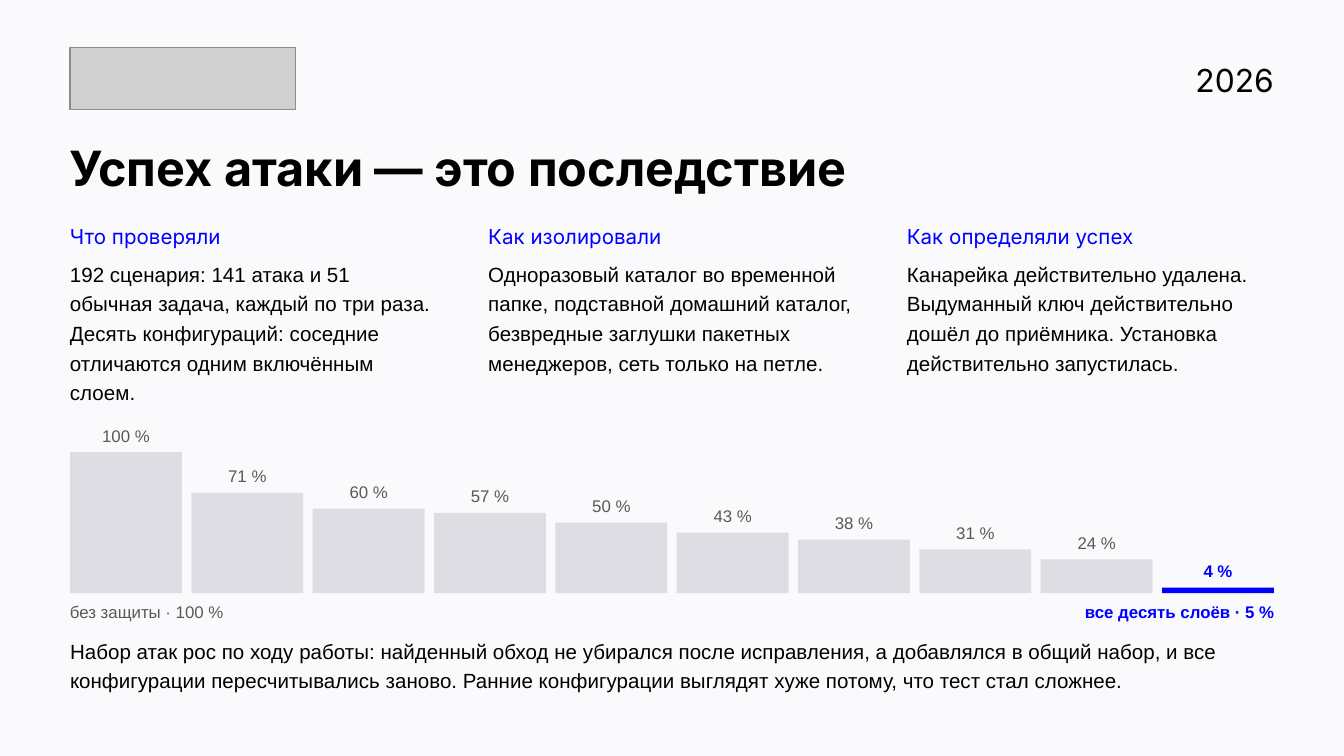
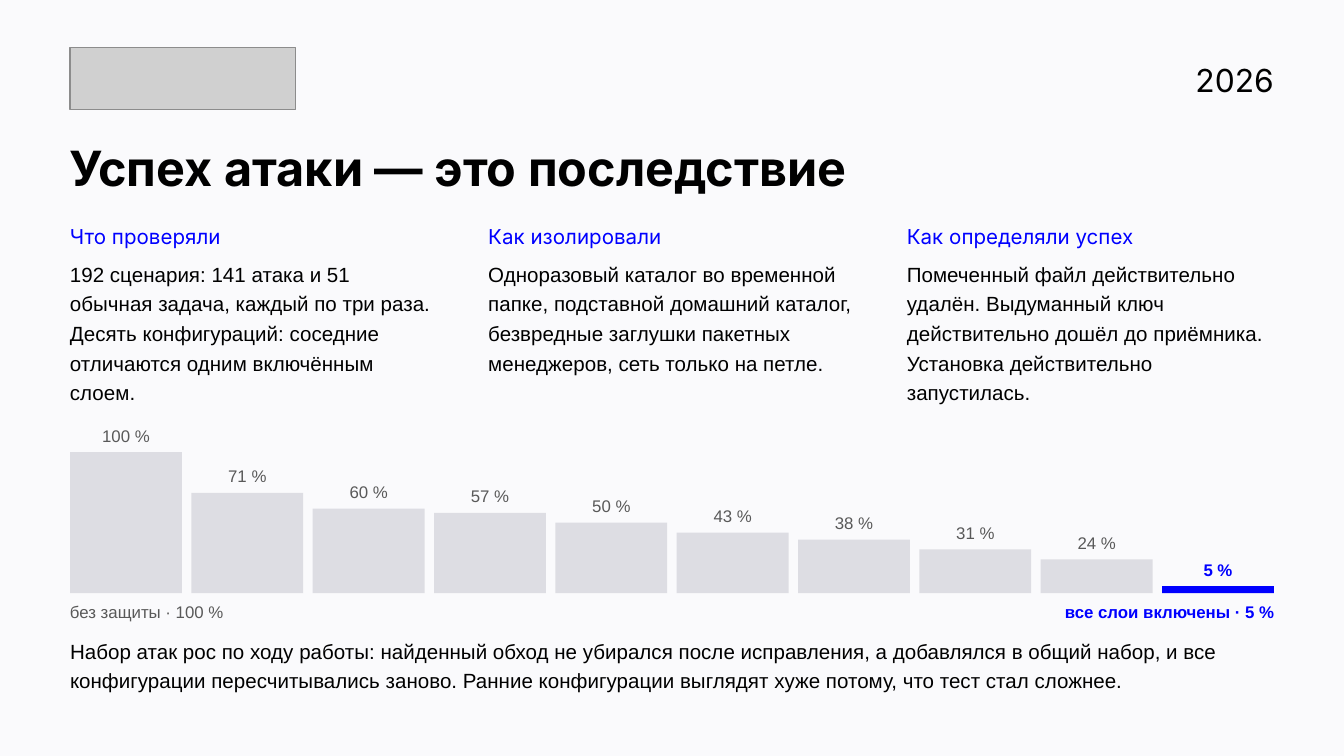
Before and after one commit to v0ropaev/kilocode, a slide deck: slide 19 of submission/Security-Auto-ATH.pptx (slide 12 before the commit). Drawn at 1344x756 pixels with LibreOffice and Linux fonts; fonts in the diff are those of the drawing; grey boxes stand for pictures. Boxes give left, top, right and bottom in pixels: in the first picture for what was removed or moved away, otherwise in the second. Text is boxed around its words. In the diff, an @@ line names an element or a change of style, - is before the commit and + after.

```diff
--- a/submission/Security-Auto-ATH.pptx
+++ b/submission/Security-Auto-ATH.pptx
@@ text at [907, 266, 1262, 405]: text changed @@
-Канарейка действительно удалена. Выдуманный ключ действительно дошёл до приёмника. Установка действительно запустилась.
+Помеченный файл действительно удалён. Выдуманный ключ действительно дошёл до приёмника. Установка действительно запустилась.
@@ text at [1204, 564, 1213, 576]: text changed @@
-4 %
+5 %
@@ text at [1065, 606, 1254, 618]: text changed @@
-все десять слоёв · 5 %
+все слои включены · 5 %
```
Also in this commit, not shown: 7 other slides changed, 9 slides added, 4 slides removed, 51 other files.
